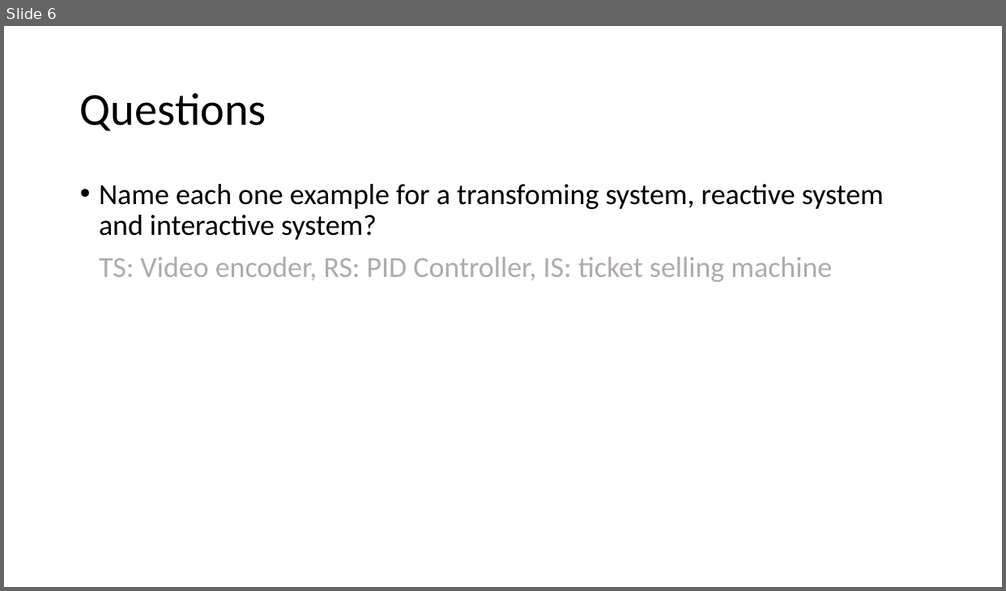
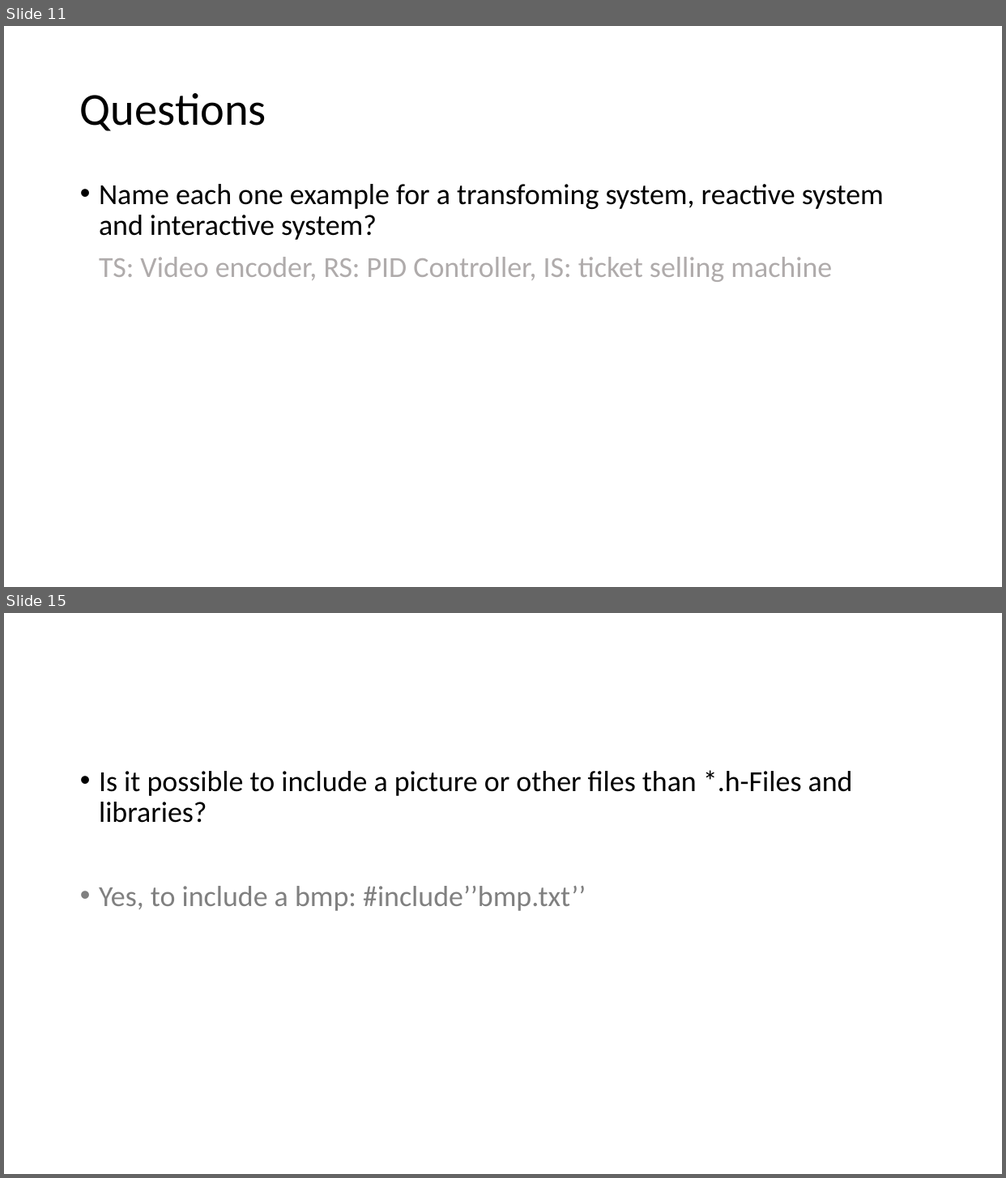
Before and after one commit to tametry/Team9, a slide deck: Recap/Recap SW2 System&Realtime, Macros, Includes.pptx. Shown one above the other, each under a label of ours: slide 6 before the commit, slides 11 and 15 after it; the slides between them are not shown. The pictures are 1006x591 and 1006x1178 pixels, drawn with LibreOffice and Linux fonts; fonts in the diff are those of the drawing. Boxes give left, top, right and bottom in pixels: in the first picture for what was removed or moved away, otherwise in the second. Text is boxed around its words. In the diff, an @@ line names an element or a change of style, - is before the commit and + after.

```diff
--- a/Recap/Recap SW2 System&Realtime, Macros, Includes.pptx
+++ b/Recap/Recap SW2 System&Realtime, Macros, Includes.pptx
@@ slide 15 added at box(4, 613, 1002, 1174), background #FFFFFF @@
@@ text added at box(99, 770, 853, 911), 28 pt, text #000000 @@
+• Is it possible to include a picture or other files than *.h-Files and libraries?
+• Yes, to include a bmp: #include’’bmp.txt’’
@@ what was slide 6 is now slide 11 @@
```
Also in this commit, not shown: 8 other slides added, 1 other file.
